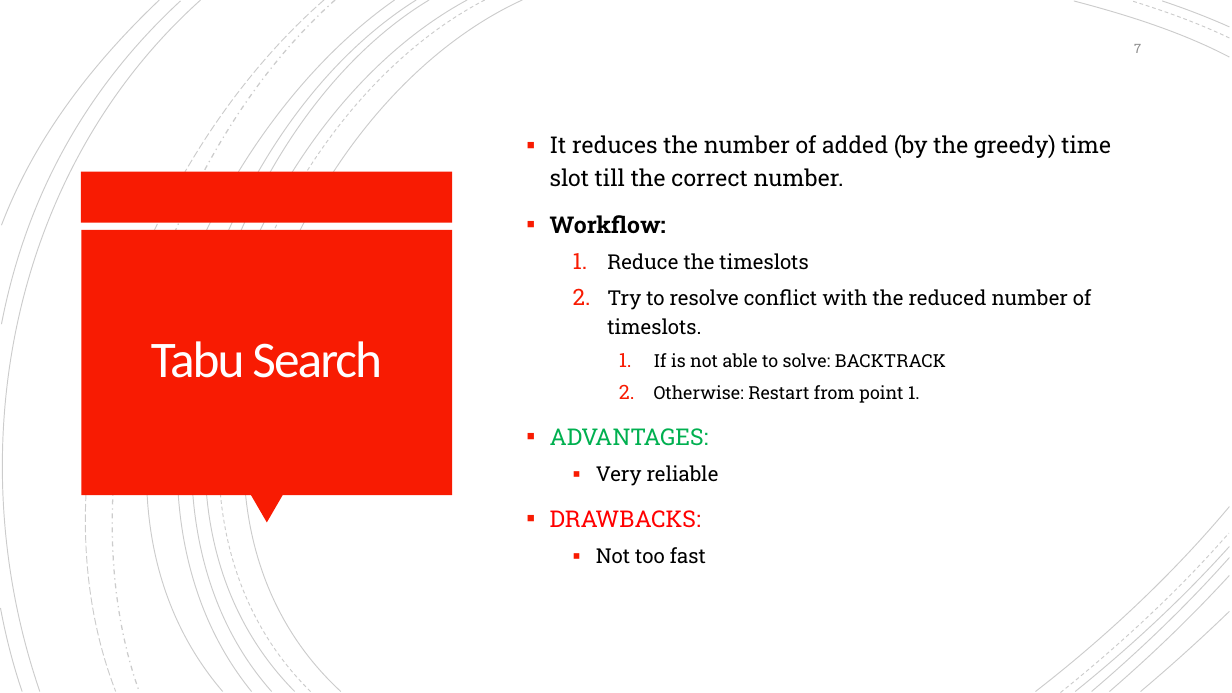
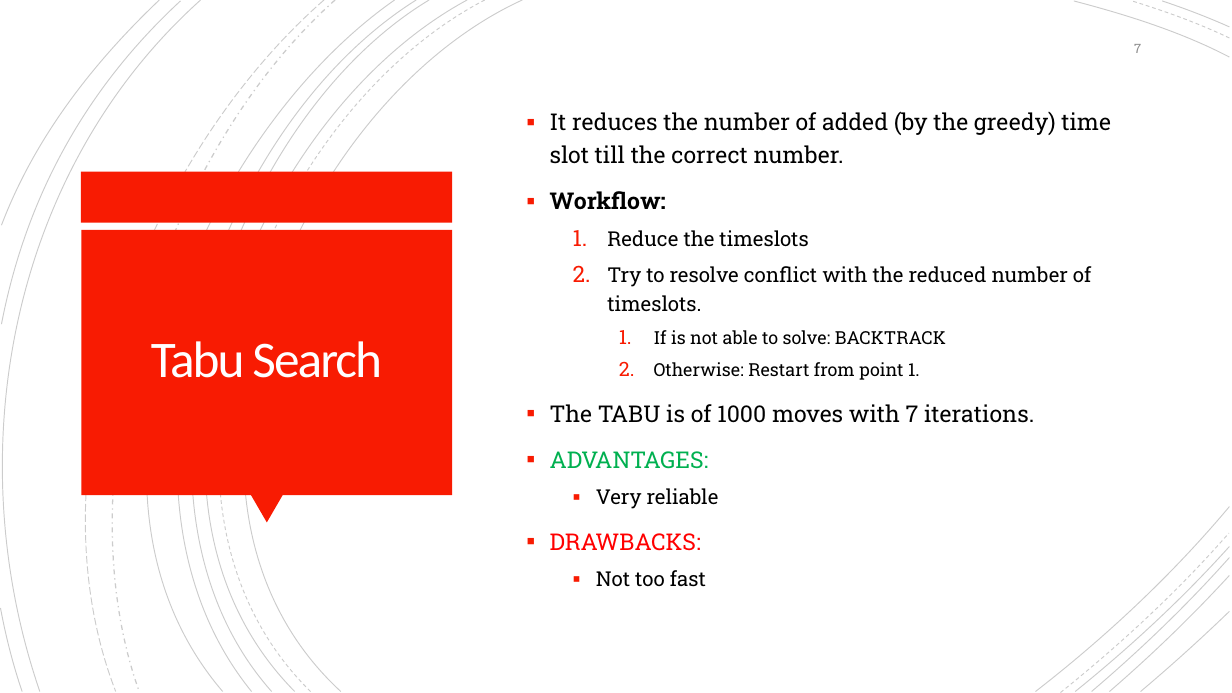
Before and after one commit to Jacopx/OMA_ExamTimeTable, a slide deck: slide 7 of PowerPoint/OMA-MZ_03-Presentation.pptx. Drawn at 1232x693 pixels with LibreOffice and Linux fonts; fonts in the diff are those of the drawing. Boxes give left, top, right and bottom in pixels: in the first picture for what was removed or moved away, otherwise in the second. Text is boxed around its words. In the diff, an @@ line names an element or a change of style, - is before the commit and + after.

```diff
--- a/PowerPoint/OMA-MZ_03-Presentation.pptx
+++ b/PowerPoint/OMA-MZ_03-Presentation.pptx
@@ text at [550, 404, 1034, 423]: paragraph added @@
+▪ The TABU is of 1000 moves with 7 iterations.
```
Also in this commit, not shown: 3 other slides changed, 1 other file.
